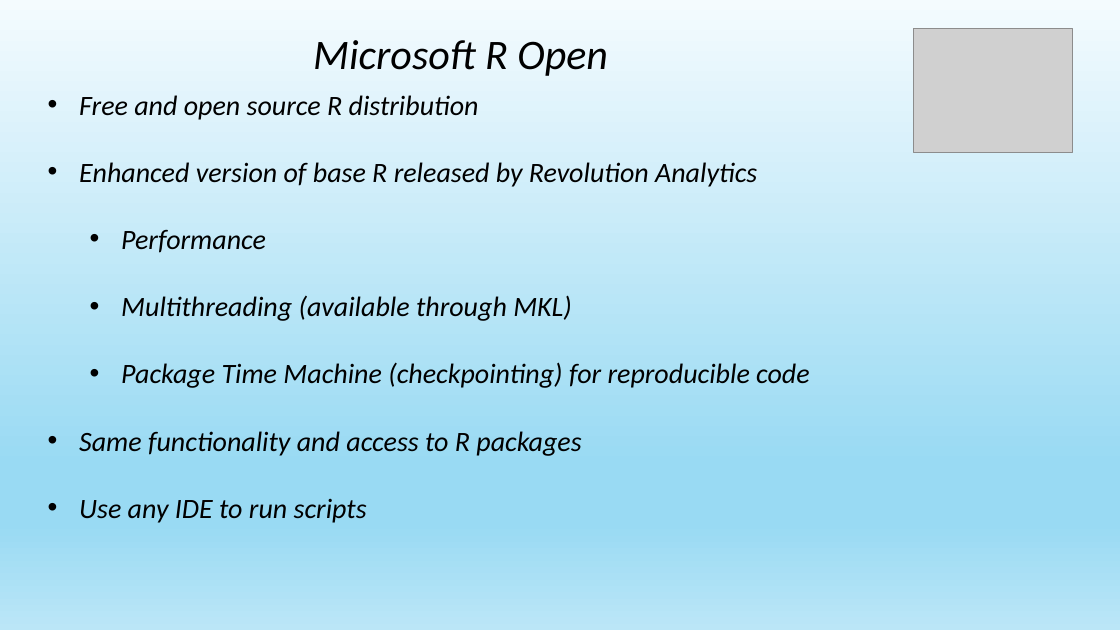
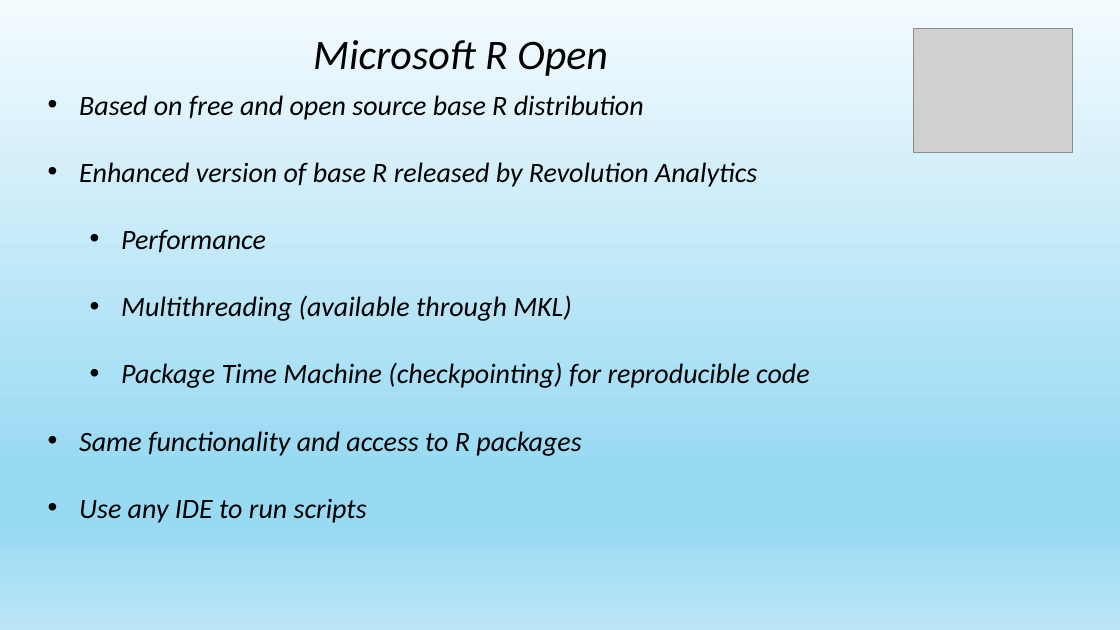
Before and after one commit to jayape/FoxPass, a slide deck: slide 21 of R Session.pptx. Drawn at 1120x630 pixels with LibreOffice and Linux fonts; fonts in the diff are those of the drawing; grey boxes stand for pictures. Boxes give left, top, right and bottom in pixels: in the first picture for what was removed or moved away, otherwise in the second. Text is boxed around its words. In the diff, an @@ line names an element or a change of style, - is before the commit and + after.

```diff
--- a/R Session.pptx
+++ b/R Session.pptx
@@ text at [79,95,644,120]: text changed @@
-• Free and open source R distribution
+• Based on free and open source base R distribution
```
Also in this commit, not shown: 2 other slides changed, 2 slides added, 3 slides removed, 1 other file.
